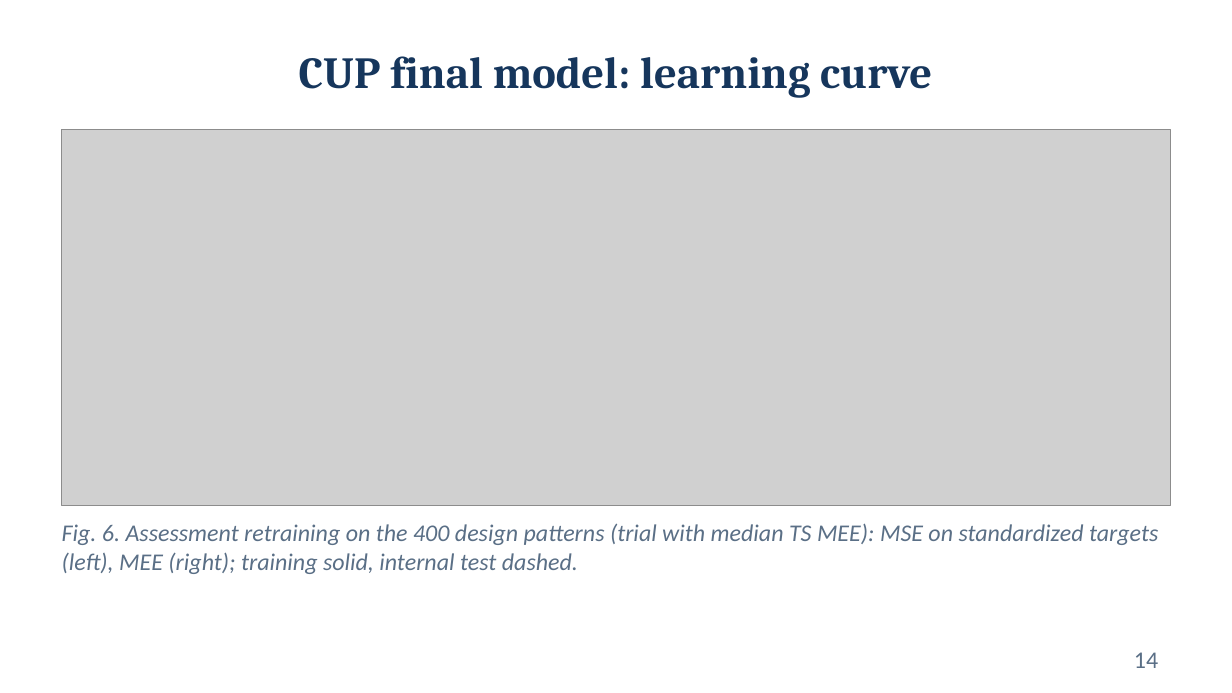
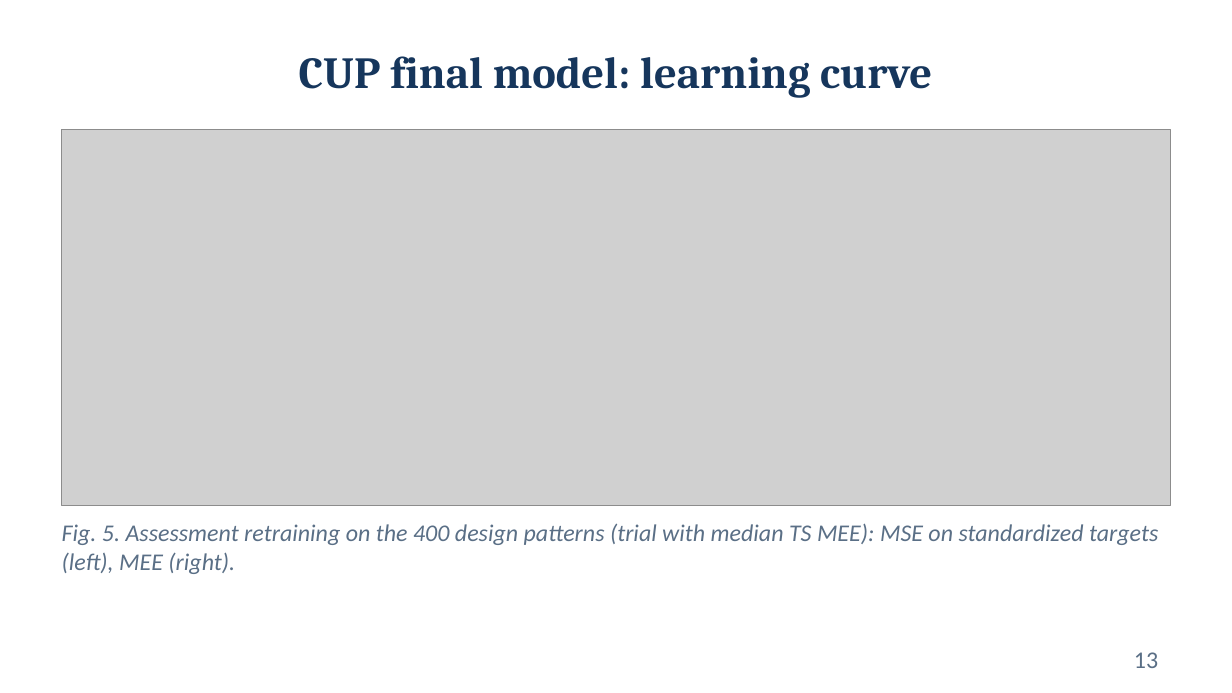
Before and after one commit to Fred-ef/ml_proj, a slide deck: slide 13 of Federico_Cristofaro_ML-2025_slides.pptx (slide 14 before the commit). Drawn at 1232x693 pixels with LibreOffice and Linux fonts; fonts in the diff are those of the drawing; grey boxes stand for pictures. Boxes give left, top, right and bottom in pixels: in the first picture for what was removed or moved away, otherwise in the second. Text is boxed around its words. In the diff, an @@ line names an element or a change of style, - is before the commit and + after.

```diff
--- a/Federico_Cristofaro_ML-2025_slides.pptx
+++ b/Federico_Cristofaro_ML-2025_slides.pptx
@@ text at (62,523,1158,574): text changed @@
-Fig. 6. Assessment retraining on the 400 design patterns (trial with median TS MEE): MSE on standardized targets (left), MEE (right); training solid, internal test dashed.
+Fig. 5. Assessment retraining on the 400 design patterns (trial with median TS MEE): MSE on standardized targets (left), MEE (right).
@@ page number at (1134,652,1158,668): text changed @@
-14
+13
```
Also in this commit, not shown: 9 other slides changed, 5 slides added, 10 slides removed, 1 other file.
